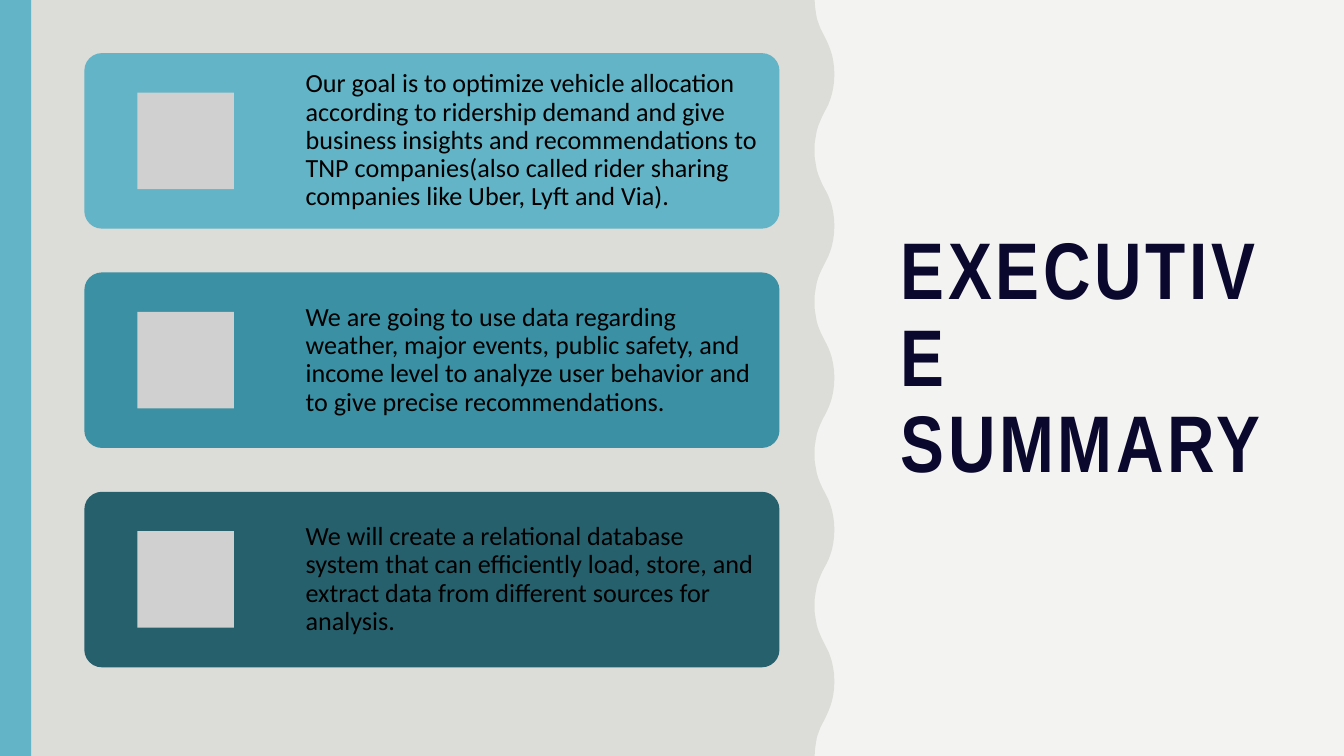
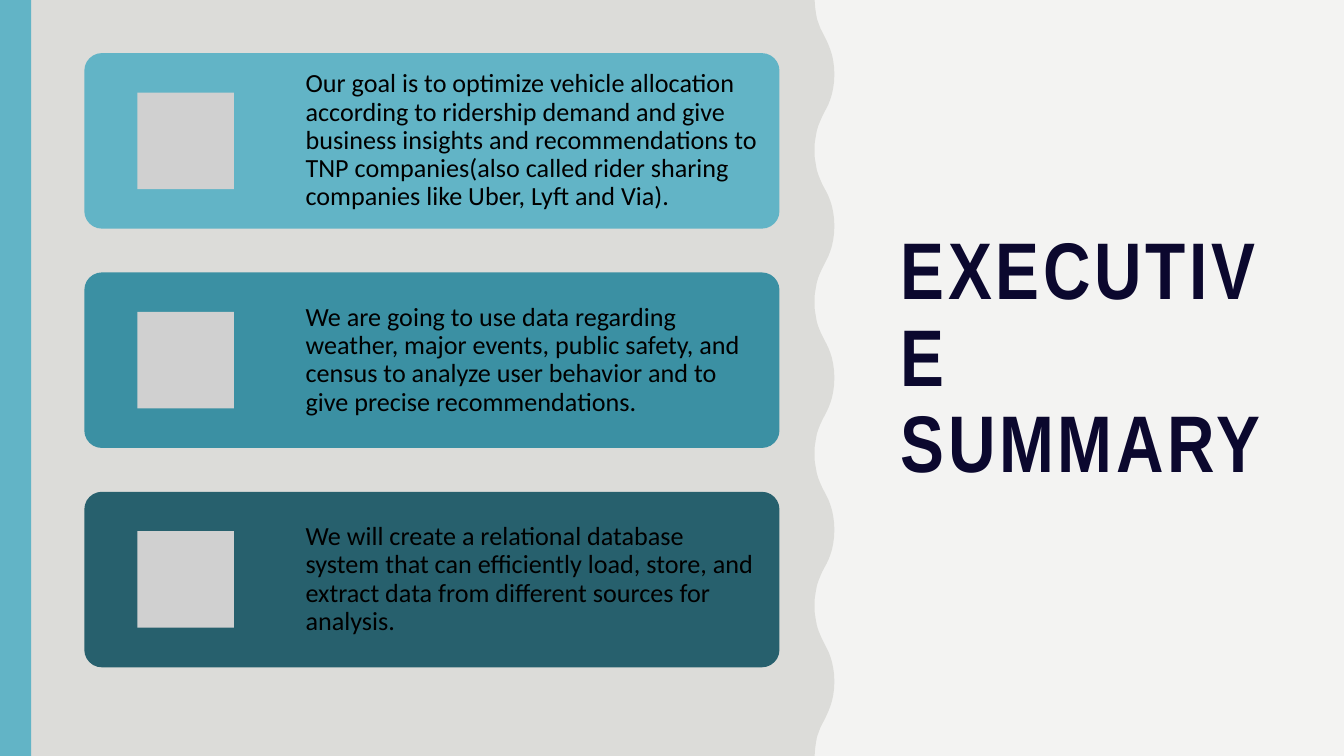
Before and after one commit to Data-Engineering-Platform-Final-Project/DEPA-FP-Files, a slide deck: slide 2 of DEPA Final Project PPT.pptx. Drawn at 1344x756 pixels with LibreOffice and Linux fonts; fonts in the diff are those of the drawing; grey boxes stand for pictures. Boxes give left, top, right and bottom in pixels: in the first picture for what was removed or moved away, otherwise in the second. Text is boxed around its words. In the diff, an @@ line names an element or a change of style, - is before the commit and + after.

```diff
--- a/DEPA Final Project PPT.pptx
+++ b/DEPA Final Project PPT.pptx
@@ text at [306, 308, 739, 416]: text changed @@
-We are going to use data regarding weather, major events, public safety, and income level to analyze user behavior and to give precise recommendations.
+We are going to use data regarding weather, major events, public safety, and census to analyze user behavior and to give precise recommendations.
```
Also in this commit, not shown: 1 other slide changed.
